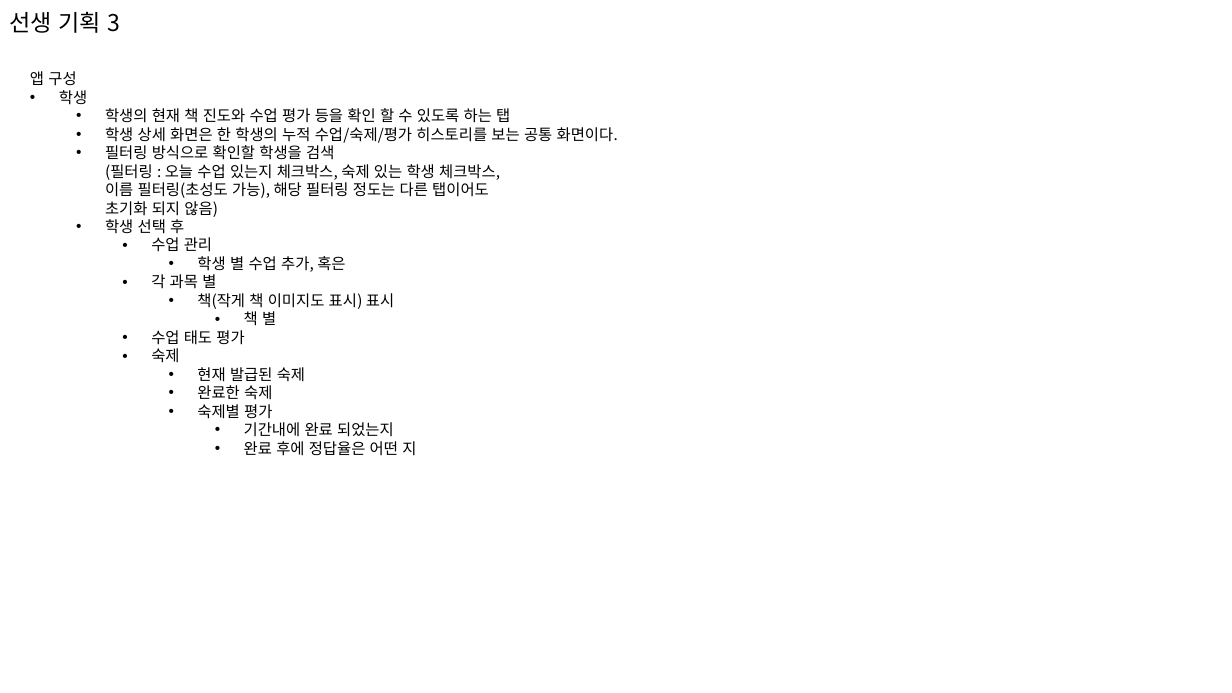
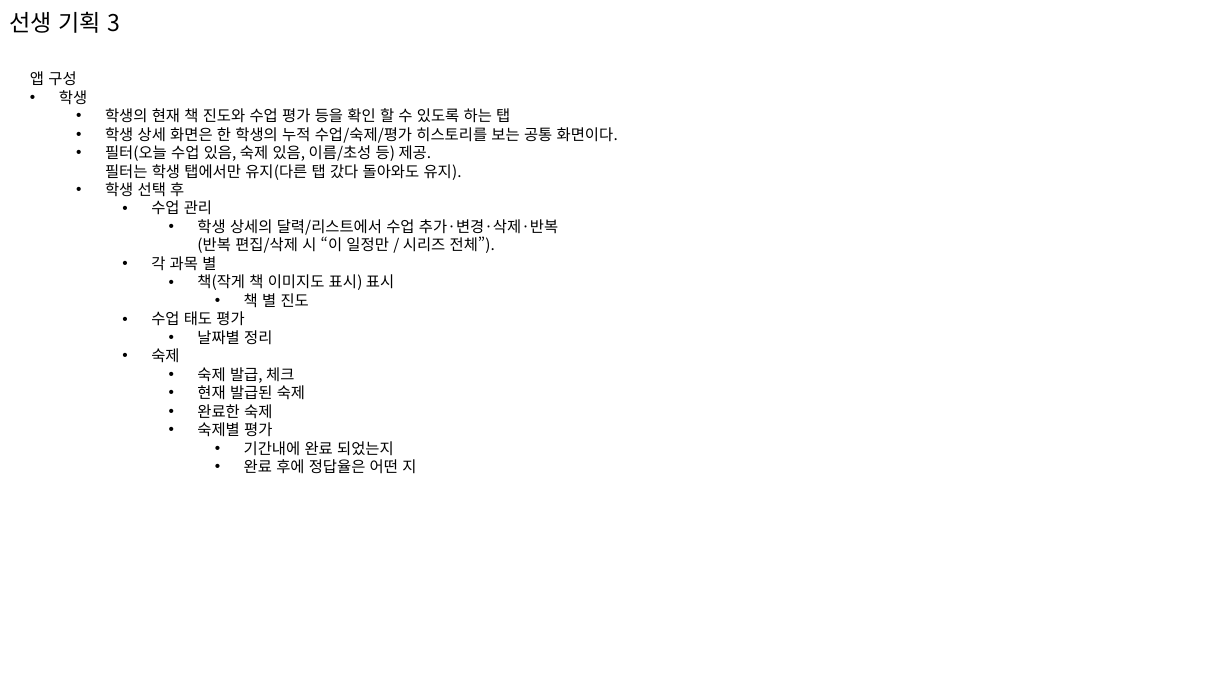
Before and after one commit to EtaSwCwj/EDU-VICE-Attendance, a slide deck: slide 6 of 관리 앱 기획.pptx. Drawn at 1232x693 pixels with LibreOffice and Linux fonts; fonts in the diff are those of the drawing. Boxes give left, top, right and bottom in pixels: in the first picture for what was removed or moved away, otherwise in the second. Text is boxed around its words. In the diff, an @@ line names an element or a change of style, - is before the commit and + after.

```diff
--- a/관리 앱 기획.pptx
+++ b/관리 앱 기획.pptx
@@ text at <box>105,145,462,180</box>: text changed @@
-  • 필터링 방식으로 확인할 학생을 검색
-    (필터링 : 오늘 수업 있는지 체크박스, 숙제 있는 학생 체크박스,
-    이름 필터링(초성도 가능), 해당 필터링 정도는 다른 탭이어도
-    초기화 되지 않음)
+  • 필터(오늘 수업 있음, 숙제 있음, 이름/초성 등) 제공.
+    필터는 학생 탭에서만 유지(다른 탭 갔다 돌아와도 유지).
@@ text at <box>197,219,558,253</box>: text changed @@
-      • 학생 별 수업 추가, 혹은
+      • 학생 상세의 달력/리스트에서 수업 추가·변경·삭제·반복
+        (반복 편집/삭제 시 “이 일정만 / 시리즈 전체”).
@@ text at <box>244,293,309,308</box>: text changed @@
-        • 책 별
+        • 책 별 진도
@@ text at <box>197,330,272,345</box>: paragraph added @@
+      • 날짜별 정리
@@ text at <box>197,367,294,383</box>: paragraph added @@
+      • 숙제 발급, 체크
```
Also in this commit, not shown: 2 other slides changed, 1 other file.
